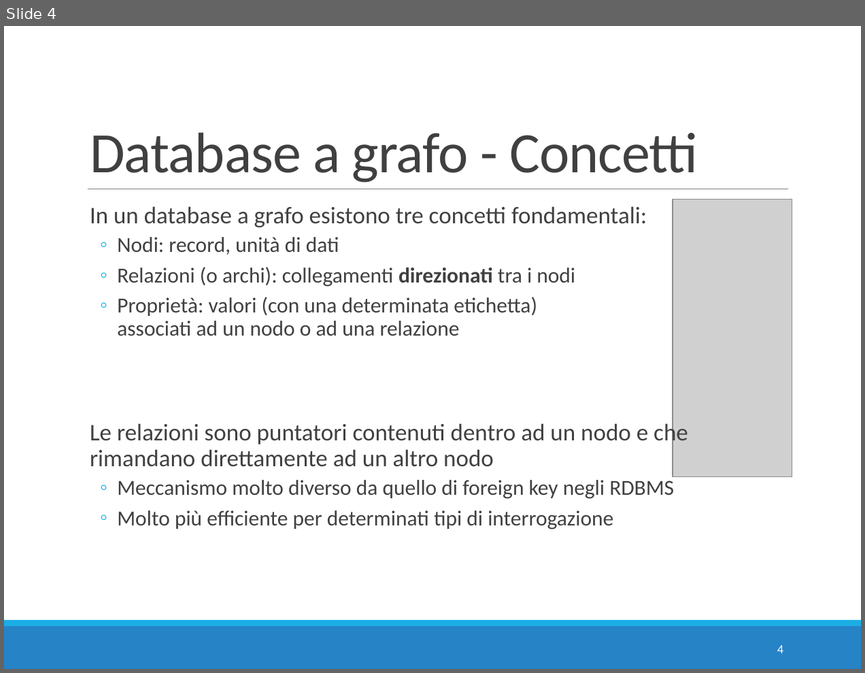
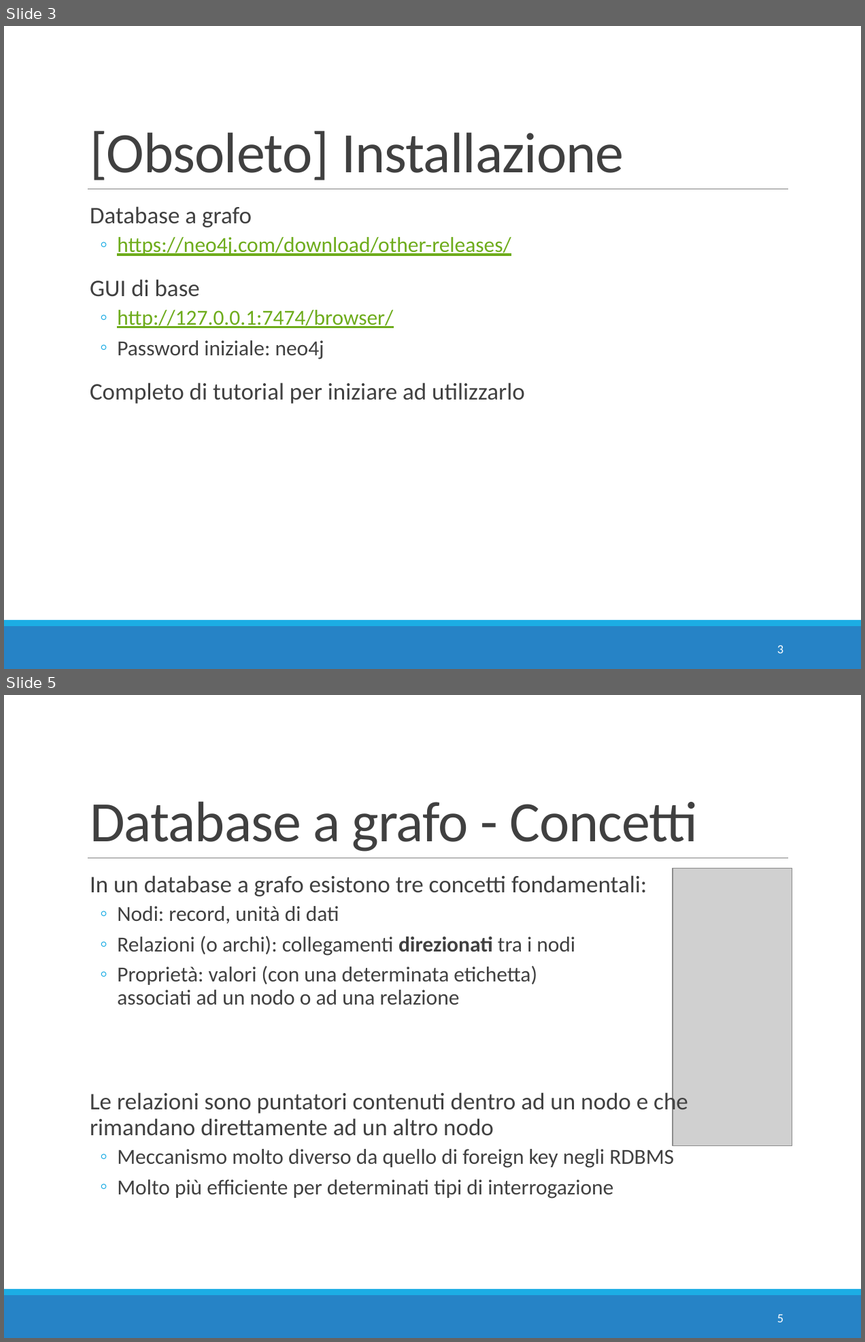
Before and after one commit to w4bo/teaching-nosql, a slide deck: slides/04 - E4 - Neo4j.pptx. Shown one above the other, each under a label of ours: slide 4 before the commit, slides 3 and 5 after it; the slides between them are not shown. The pictures are 865x673 and 865x1342 pixels, drawn with LibreOffice and Linux fonts; fonts in the diff are those of the drawing; grey boxes stand for pictures. Boxes give left, top, right and bottom in pixels: in the first picture for what was removed or moved away, otherwise in the second. Text is boxed around its words. In the diff, an @@ line names an element or a change of style, - is before the commit and + after.

```diff
--- a/slides/04 - E4 - Neo4j.pptx
+++ b/slides/04 - E4 - Neo4j.pptx
@@ slide 3 added at bbox=[4, 26, 861, 669], background #FFFFFF; not listed: 3 template elements that a slide beside it also shows @@
@@ title added at bbox=[90, 131, 623, 180], 48 pt, text #404040 @@
+[Obsoleto] Installazione
@@ text added at bbox=[90, 206, 525, 403], 18 pt, text #404040 @@
+  Database a grafo
+  ◦ https://neo4j.com/download/other-releases/
+  GUI di base
+  ◦ http://127.0.0.1:7474/browser/
+  ◦ Password iniziale: neo4j
+  Completo di tutorial per iniziare ad utilizzarlo
@@ page number added at bbox=[777, 645, 783, 653], 10.5 pt, text #FFFFFF @@
+3
@@ what was slide 4 is now slide 5 @@
@@ page number at bbox=[777, 1314, 783, 1322]: text changed @@
-4
+5
```
Also in this commit, not shown: 3 slides changed, 22 other files.
